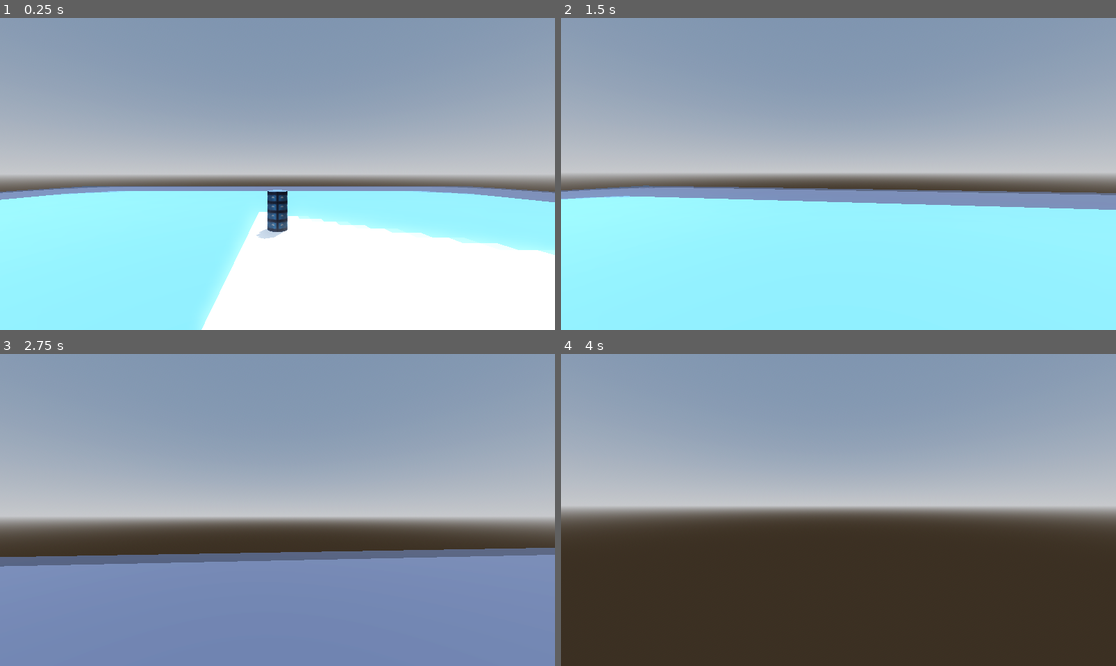
Above: before the commit, frames 1-4 (two rows, left to right).
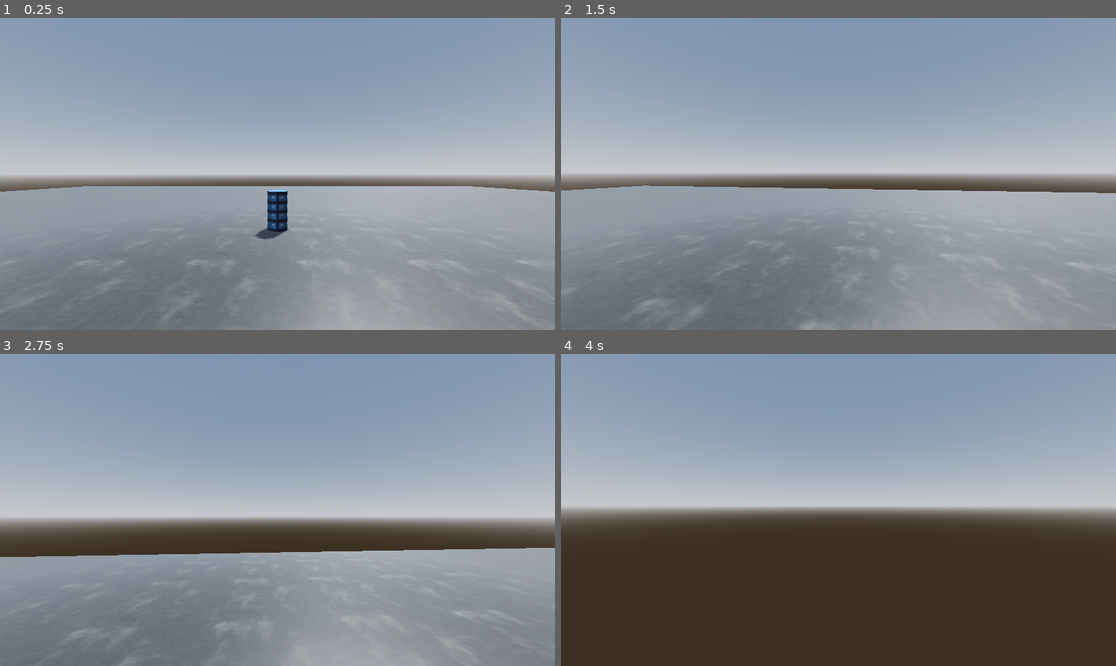
Above: after the commit, the same moments.

Repository: omthegg/Axgar
Game: Godot game, scene res://source/levels/test_level/test_level.tscn
The game is run twice, just before and just after one commit, with the same random seed, the same clock (stepped at 60 frames per second) and the same inputs. The engine's default icon, where the game draws it, is replaced by a stand-in: a white triangle on a blue panel in a dark square.
Inputs (mouse positions are in pixels of both pictures, inside the frame that each line leads up to):
- Up to frame 1 (0.25 s): no input
- Up to frame 2 (1.5 s): move the mouse to (866, 174) at 0.52 s; hold Shift (run) 0.53-1.28 s; hold W (move_forward) from 0.53 s (still down); tap Space (jump) at 0.77 s; move the mouse to (810, 174) at 1.27 s; tap Shift (run) at 1.35 s
- Up to frame 3 (2.75 s): keep holding W (move_forward); tap Space (jump) at 1.52 s; move the mouse to (288, 503) at 2.02 s; hold Shift (run) from 2.03 s (still down)
- Up to frame 4 (4 s): keep holding W (move_forward); move the mouse to (832, 516) at 2.77 s; release Shift (run) at 2.78 s; tap Shift (run) at 2.85 s; tap Space (jump) at 3.02, 3.77 s; move the mouse to (877, 513) at 3.52 s; hold Shift (run) from 3.53 s (still down)

The runs differ from the first frame. In frame 1, 45% of the frame differs, in the area x 0-100%, y 53-100%; in frame 2, 45%; in frame 3, 35%; in frame 4, nothing differs.

Commit message:
Added a test material

Diff:
--- a/project.godot
+++ b/project.godot
@@ -12,21 +12,16 @@
 
 config/name="Axgar"
 run/main_scene="res://source/levels/test_level/test_level.tscn"
-config/features=PackedStringArray("4.4", "Forward Plus")
-run/max_fps=60
+config/features=PackedStringArray("4.5", "Forward Plus")
 config/icon="res://icon.svg"
 
 [autoload]
 
 Global="*res://source/autoload/global.gd"
 
-[display]
-
-window/vsync/vsync_mode=0
-
 [editor_plugins]
 
-enabled=PackedStringArray("res://addons/func_godot/plugin.cfg")
+enabled=PackedStringArray()
 
 [func_godot]
 
@@ -67,6 +62,7 @@
 
 [physics]
 
+3d/physics_engine="Jolt Physics"
 3d/default_gravity=15.0
 
 [rendering]
--- a/source/levels/test_level/test_level.tscn
+++ b/source/levels/test_level/test_level.tscn
@@ -1,7 +1,11 @@
-[gd_scene load_steps=10 format=3 uid="uid://3xx2ls0a1fxi"]
+[gd_scene load_steps=14 format=3 uid="uid://3xx2ls0a1fxi"]
 
 [ext_resource type="Texture2D" uid="uid://b13r532xrbka8" path="res://icon.svg" id="1_842kn"]
 [ext_resource type="PackedScene" uid="uid://dmrf7tw51eawy" path="res://source/characters/axgar.tscn" id="2_ft8hw"]
+[ext_resource type="Texture2D" uid="uid://g8wth5gvfjdt" path="res://textures/asphalt025c/Asphalt025C_Color.png" id="3_synrt"]
+[ext_resource type="Texture2D" uid="uid://cninwxhl01ei5" path="res://textures/asphalt025c/Asphalt025C_Roughness.png" id="4_3exnk"]
+[ext_resource type="Texture2D" uid="uid://cc6u0ebt8nuly" path="res://textures/asphalt025c/Asphalt025C_AmbientOcclusion.png" id="4_fsqeu"]
+[ext_resource type="Texture2D" uid="uid://dkqi6wcn0yre" path="res://textures/asphalt025c/Asphalt025C_NormalGL.png" id="5_6l7bi"]
 
 [sub_resource type="ProceduralSkyMaterial" id="ProceduralSkyMaterial_vuko1"]
 sky_horizon_color = Color(0.64625, 0.65575, 0.67075, 1)
@@ -15,10 +19,6 @@
 sky = SubResource("Sky_w2ym6")
 tonemap_mode = 2
 glow_enabled = true
-
-[sub_resource type="StandardMaterial3D" id="StandardMaterial3D_vbs44"]
-albedo_texture = ExtResource("1_842kn")
-texture_filter = 2
 
 [sub_resource type="StandardMaterial3D" id="StandardMaterial3D_2gw4e"]
 albedo_texture = ExtResource("1_842kn")
@@ -36,6 +36,16 @@
 height = 1.1
 radius = 0.3
 
+[sub_resource type="StandardMaterial3D" id="StandardMaterial3D_k64hh"]
+albedo_texture = ExtResource("3_synrt")
+roughness_texture = ExtResource("4_3exnk")
+normal_texture = ExtResource("5_6l7bi")
+ao_texture = ExtResource("4_fsqeu")
+uv1_scale = Vector3(0.5, 0.5, 0.5)
+uv1_triplanar = true
+uv1_world_triplanar = true
+texture_filter = 2
+
 [node name="TestLevel" type="Node3D"]
 
 [node name="DirectionalLight3D" type="DirectionalLight3D" parent="."]
@@ -44,12 +54,6 @@
 
 [node name="WorldEnvironment" type="WorldEnvironment" parent="."]
 environment = SubResource("Environment_maniq")
-
-[node name="CSGBox3D" type="CSGBox3D" parent="."]
-material_override = SubResource("StandardMaterial3D_vbs44")
-cast_shadow = 0
-use_collision = true
-size = Vector3(50, 1, 50)
 
 [node name="Axgar" parent="." instance=ExtResource("2_ft8hw")]
 transform = Transform3D(1, 0, 0, 0, 1, 0, 0, 0, 1, 0, 1.4, 0)
@@ -62,3 +66,8 @@
 
 [node name="CollisionShape3D" type="CollisionShape3D" parent="RigidBody3D"]
 shape = SubResource("CylinderShape3D_xgjwj")
+
+[node name="CSGBox3D" type="CSGBox3D" parent="."]
+use_collision = true
+size = Vector3(50, 1, 50)
+material = SubResource("StandardMaterial3D_k64hh")
Binary file added: textures/asphalt025c/Asphalt025C_AmbientOcclusion.png
Not shown, added: textures/asphalt025c/Asphalt025C_AmbientOcclusion.png.import
Binary file added: textures/asphalt025c/Asphalt025C_Color.png
Not shown, added: textures/asphalt025c/Asphalt025C_Color.png.import
Binary file added: textures/asphalt025c/Asphalt025C_Displacement.png
Not shown, added: textures/asphalt025c/Asphalt025C_Displacement.png.import
Binary file added: textures/asphalt025c/Asphalt025C_NormalDX.png
Not shown, added: textures/asphalt025c/Asphalt025C_NormalDX.png.import
Binary file added: textures/asphalt025c/Asphalt025C_NormalGL.png
Not shown, added: textures/asphalt025c/Asphalt025C_NormalGL.png.import
Binary file added: textures/asphalt025c/Asphalt025C_Roughness.png
Not shown, added: textures/asphalt025c/Asphalt025C_Roughness.png.import
